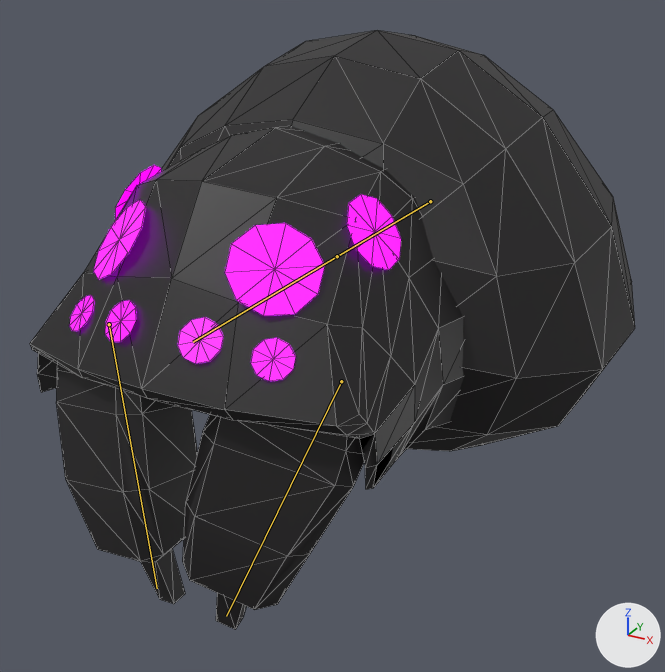
Before and after pictures for a commit that changed the glTF model assets/models/boss/spider_face.glb.
Both versions are drawn from a 50 mm lens placed at (6.16, -10.14, 6.04), pointed at (0.29, 0.53, 0.7). The lights are fixed; the arrows at lower right show +X, +Y and +Z. The first picture is the older version. The bones that bend it are drawn over the model as lines. Mesh edges are drawn as thin lines.

Objects in the first picture: 'eyes', 'face', 'face.001', 'face.002', 'face.004'.
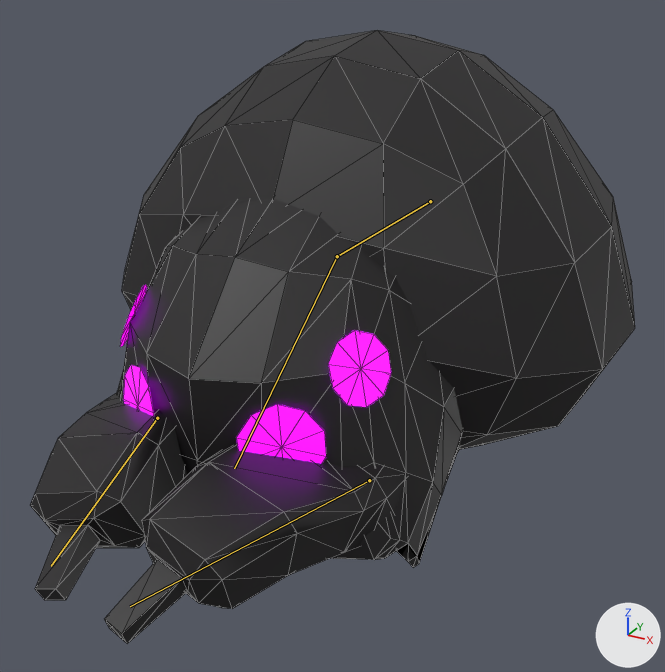
The newer file adds an action. The first version stands in its rest pose; the second is drawn at frame 88 of the action 'die'.

Pixel boxes (x1, y1, x2, y2) of what changed, in the pictures (665 x 672 px):
'face.004', posed: before (30, 126, 464, 489); after (117, 198, 463, 567)
'face.002', posed: before (183, 414, 364, 630); after (104, 444, 406, 643)
'face.001', posed: before (56, 364, 197, 604); after (30, 392, 187, 600)
'eyes', posed: before (69, 165, 401, 381); after (120, 285, 391, 464)
bone 'Bone', root to tip: before (337, 256) to (193, 342); after (337, 256) to (234, 468)
bone 'Bone_fang.L', root to tip: before (109, 324) to (157, 588); after (157, 418) to (51, 566)
bone 'Bone_fang.R', root to tip: before (341, 381) to (226, 616); after (369, 480) to (130, 606)

What changed in the scene script:
```text
Change bone_bone:
    where bone_bone = bpy.data.objects['Armature'].pose.bones['Bone']  # child of 'Bone.001'
    bone_bone.rotation_quaternion: (1.0, 0.0, 0.0, 0.0) -> (0.949, 0.315, 0.0, 0.0)  # degrees (0, 0, 0) -> degrees (37, 0, 0)
Change bone_bone_fang_l:
    where bone_bone_fang_l = bpy.data.objects['Armature'].pose.bones['Bone_fang.L']  # child of 'Bone'
    bone_bone_fang_l.rotation_quaternion: (1.0, 0.0, 0.0, 0.0) -> (0.562, -0.699, -0.264, 0.355)  # degrees (0, 0, 0) -> degrees (-97, 12, 52)
Change bone_bone_fang_r:
    where bone_bone_fang_r = bpy.data.objects['Armature'].pose.bones['Bone_fang.R']  # child of 'Bone'
    bone_bone_fang_r.rotation_quaternion: (1.0, 0.0, 0.0, 0.0) -> (0.562, -0.674, 0.285, -0.386)  # degrees (0, 0, 0) -> degrees (-94, -12, -57)
```
